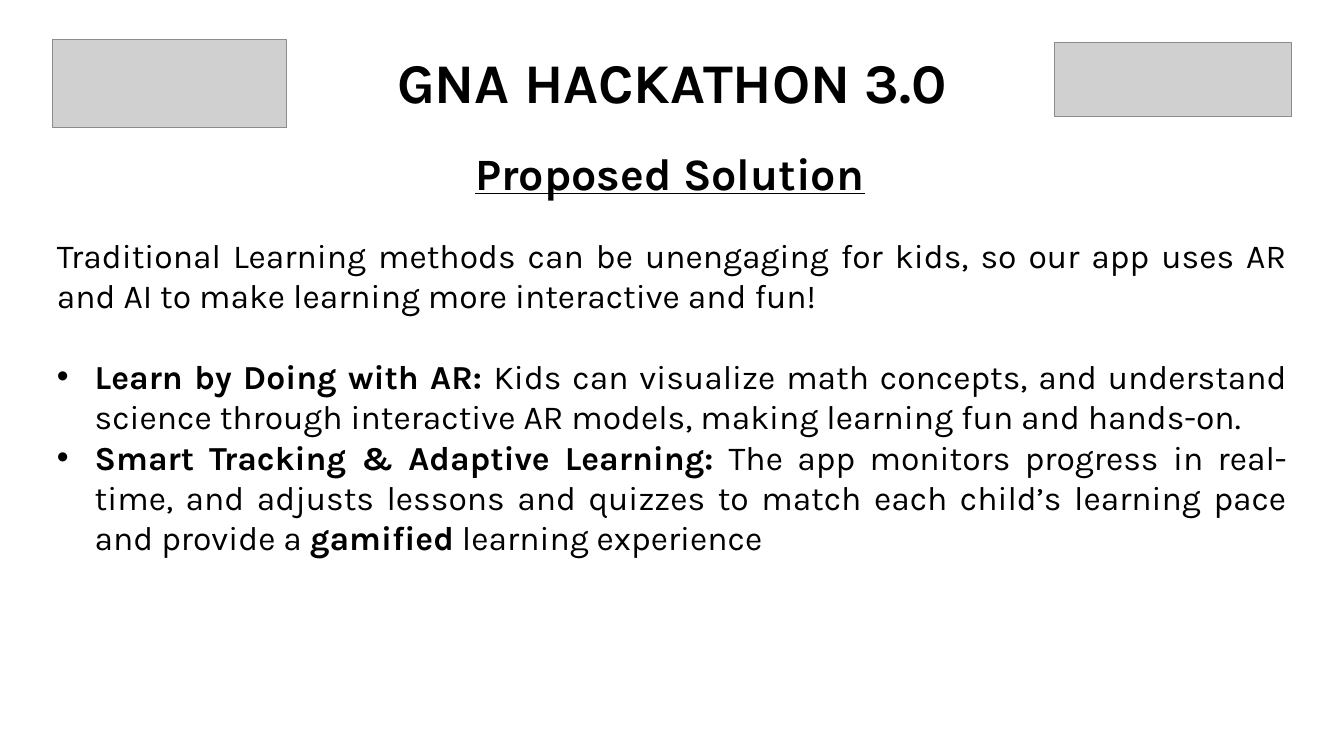
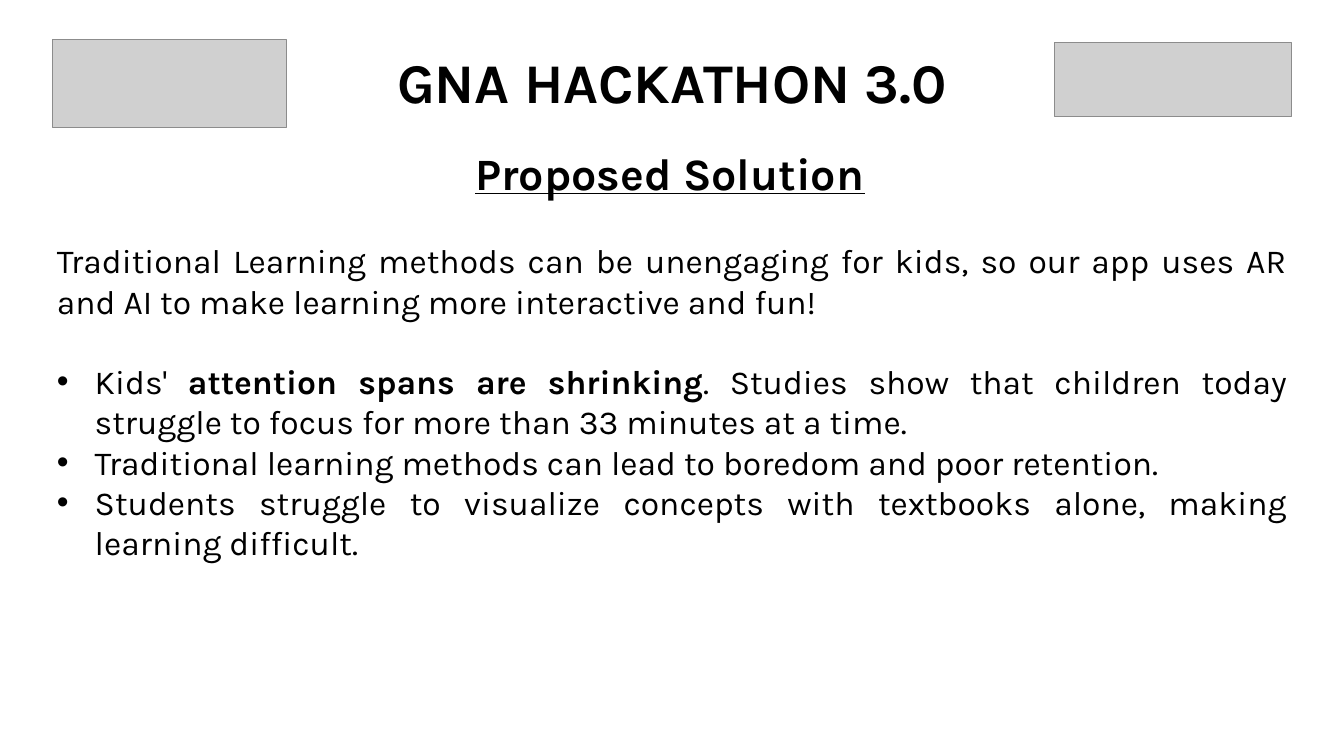
Before and after one commit to Anish0i0/eduquest, a slide deck: slide 2 of GNA Hackathon 3.0 Presentation.pptx. Drawn at 1344x756 pixels with LibreOffice and Linux fonts; fonts in the diff are those of the drawing; grey boxes stand for pictures. Boxes give left, top, right and bottom in pixels: in the first picture for what was removed or moved away, otherwise in the second. Text is boxed around its words. In the diff, an @@ line names an element or a change of style, - is before the commit and + after.

```diff
--- a/GNA Hackathon 3.0 Presentation.pptx
+++ b/GNA Hackathon 3.0 Presentation.pptx
@@ text at (x1=95, y1=370, x2=1287, y2=564): text changed @@
-• Learn by Doing with AR: Kids can visualize math concepts, and understand science through interactive AR models, making learning fun and hands-on.
-• Smart Tracking & Adaptive Learning: The app monitors progress in real-time, and adjusts lessons and quizzes to match each child’s learning pace and provide a gamified learning experience
+• Kids' attention spans are shrinking. Studies show that children today struggle to focus for more than 33 minutes at a time.
+• Traditional learning methods can lead to boredom and poor retention.
+• Students struggle to visualize concepts with textbooks alone, making learning difficult.
```
Also in this commit, not shown: 6 other slides changed.
